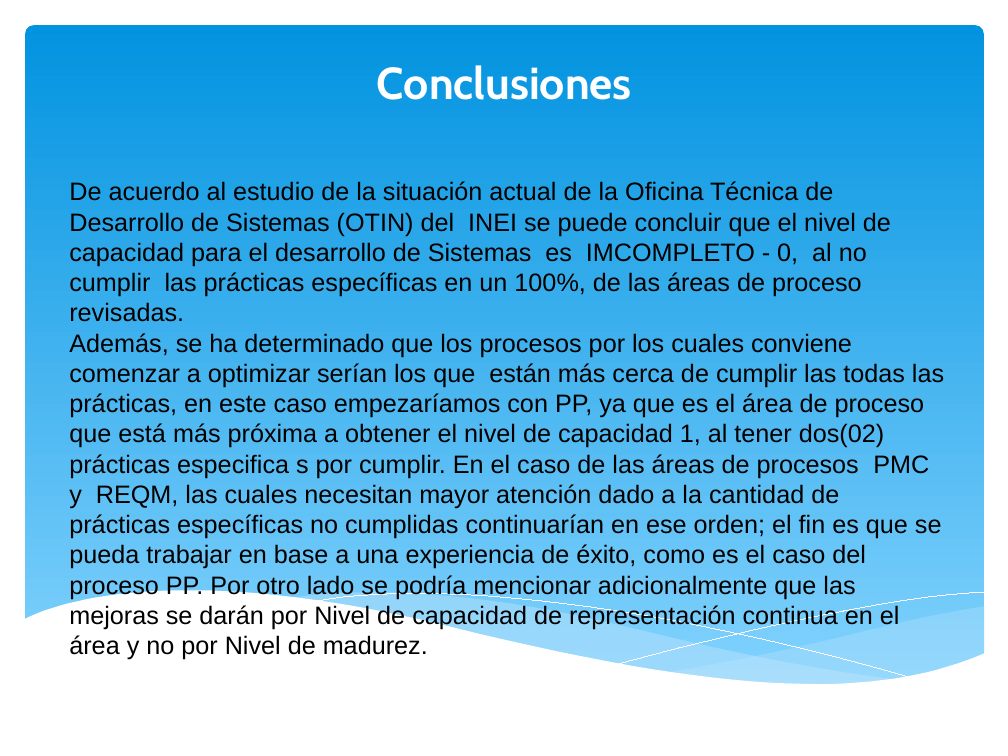
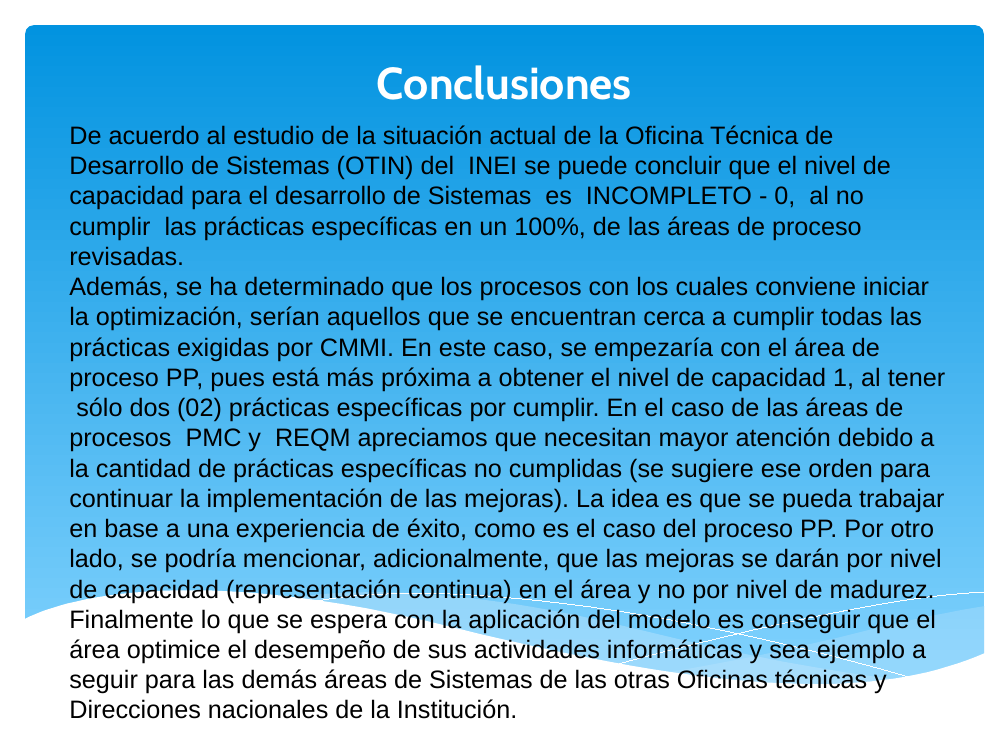
Before and after one commit to orlysemperfi/cmmi-sw-inei, a slide deck: slide 33 of PPT ENTREGABLE2 CMMI.pptx. Drawn at 1008x756 pixels with LibreOffice and Linux fonts; fonts in the diff are those of the drawing. Boxes give left, top, right and bottom in pixels: in the first picture for what was removed or moved away, otherwise in the second. Text is boxed around its words. In the diff, an @@ line names an element or a change of style, - is before the commit and + after.

```diff
--- a/PPT ENTREGABLE2 CMMI.pptx
+++ b/PPT ENTREGABLE2 CMMI.pptx
@@ text at (x1=69, y1=125, x2=945, y2=719): text changed @@
-De acuerdo al estudio de la situación actual de la Oficina Técnica de Desarrollo de Sistemas (OTIN) del INEI se puede concluir que el nivel de capacidad para el desarrollo de Sistemas es IMCOMPLETO - 0, al no cumplir las prácticas específicas en un 100%, de las áreas de proceso revisadas.
-Además, se ha determinado que los procesos por los cuales conviene comenzar a optimizar serían los que están más cerca de cumplir las todas las prácticas, en este caso empezaríamos con PP, ya que es el área de proceso que está más próxima a obtener el nivel de capacidad 1, al tener dos(02) prácticas especifica s por cumplir. En el caso de las áreas de procesos PMC y REQM, las cuales necesitan mayor atención dado a la cantidad de prácticas específicas no cumplidas continuarían en ese orden; el fin es que se pueda trabajar en base a una experiencia de éxito, como es el caso del proceso PP. Por otro lado se podría mencionar adicionalmente que las mejoras se darán por Nivel de capacidad de representación continua en el área y no por Nivel de madurez.
+De acuerdo al estudio de la situación actual de la Oficina Técnica de Desarrollo de Sistemas (OTIN) del INEI se puede concluir que el nivel de capacidad para el desarrollo de Sistemas es INCOMPLETO - 0, al no cumplir las prácticas específicas en un 100%, de las áreas de proceso revisadas.
+Además, se ha determinado que los procesos con los cuales conviene iniciar la optimización, serían aquellos que se encuentran cerca a cumplir todas las prácticas exigidas por CMMI. En este caso, se empezaría con el área de proceso PP, pues está más próxima a obtener el nivel de capacidad 1, al tener sólo dos (02) prácticas específicas por cumplir. En el caso de las áreas de procesos PMC y REQM apreciamos que necesitan mayor atención debido a la cantidad de prácticas específicas no cumplidas (se sugiere ese orden para continuar la implementación de las mejoras). La idea es que se pueda trabajar en base a una experiencia de éxito, como es el caso del proceso PP. Por otro lado, se podría mencionar, adicionalmente, que las mejoras se darán por nivel de capacidad (representación continua) en el área y no por nivel de madurez.
+Finalmente lo que se espera con la aplicación del modelo es conseguir que el área optimice el desempeño de sus actividades informáticas y sea ejemplo a seguir para las demás áreas de Sistemas de las otras Oficinas técnicas y Direcciones nacionales de la Institución.
```
